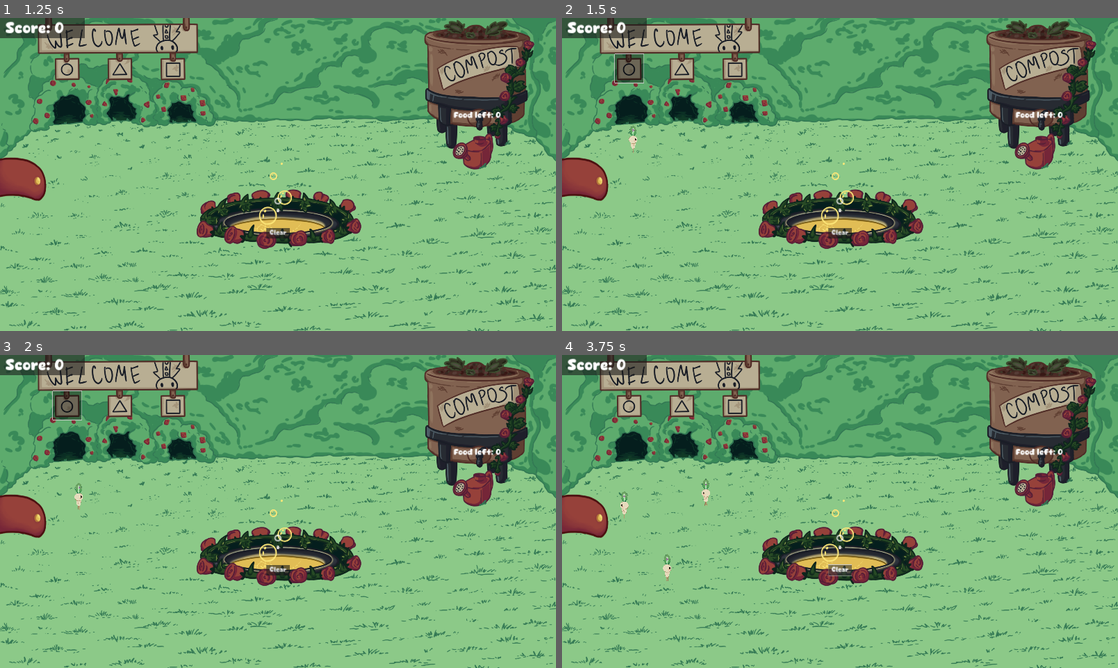
Above: before the commit, frames 1-4 (two rows, left to right).
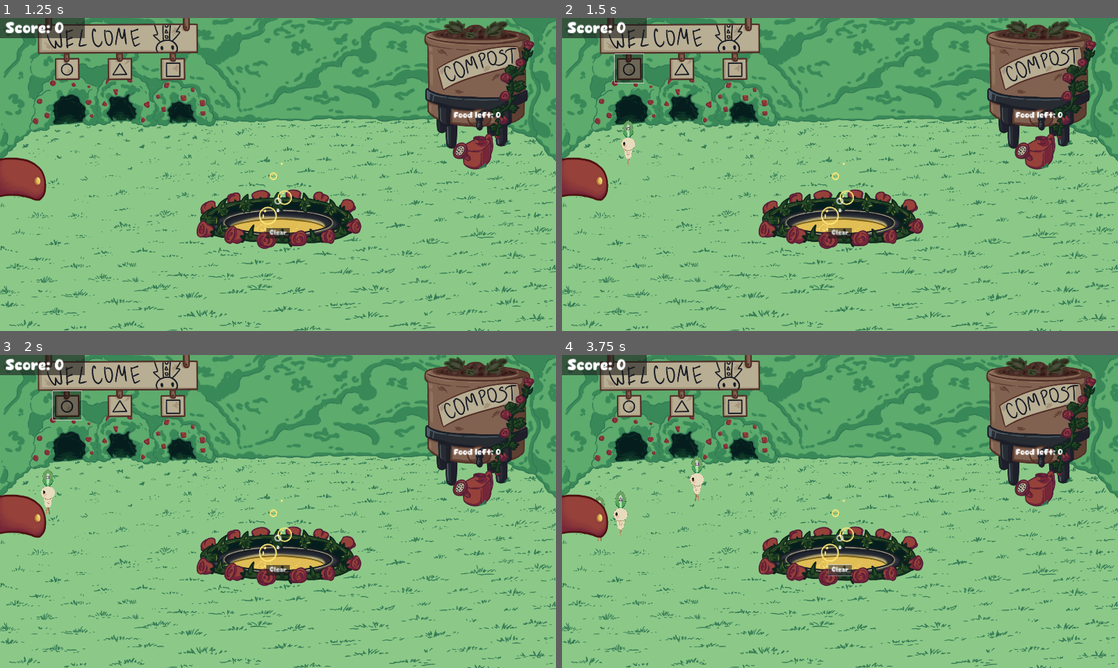
Above: after the commit, the same moments.

Repository: BoopEnthusiast/Cozy-Spring-Jam-2024
Game: Godot game, scene res://scenes/main_menu_screen.tscn
Same seed, same stepped clock (60 frames per second), same inputs: the game is played once before the commit and once after it. Sound files missing from this copy of the repository are replaced by a short silence.
Inputs (mouse positions are in pixels of both pictures, inside the frame that each line leads up to):
- Up to frame 1 (1.25 s): click "Play" at 0.5 s
- Up to frame 2 (1.5 s): click (628, 68) at 1.25 s
- Up to frame 3 (2 s): no input
- Up to frame 4 (3.75 s): click (684, 405) at 2 s; click (734, 405) at 2.75 s; click "Clear" at 3.5 s

Frame 1 is identical in both runs. In frame 2, 0.2% of the frame differs, in the area x 10-14%, y 32-48%; in frame 3, 0.3%; in frame 4, 0.6%, in the area x 6-27%, y 32-73%.

Commit message:
bigger lilguys

Diff:
--- a/scripts/singleton.gd
+++ b/scripts/singleton.gd
@@ -30,7 +30,7 @@
 # Which effects have been applied and how much
 var speed = 300.0
 var life_length = 10
-var size = 1.5
+var size = 2.5
 var points_multiplier := 1
 var food_worth = 1
 var has_sentience := false
